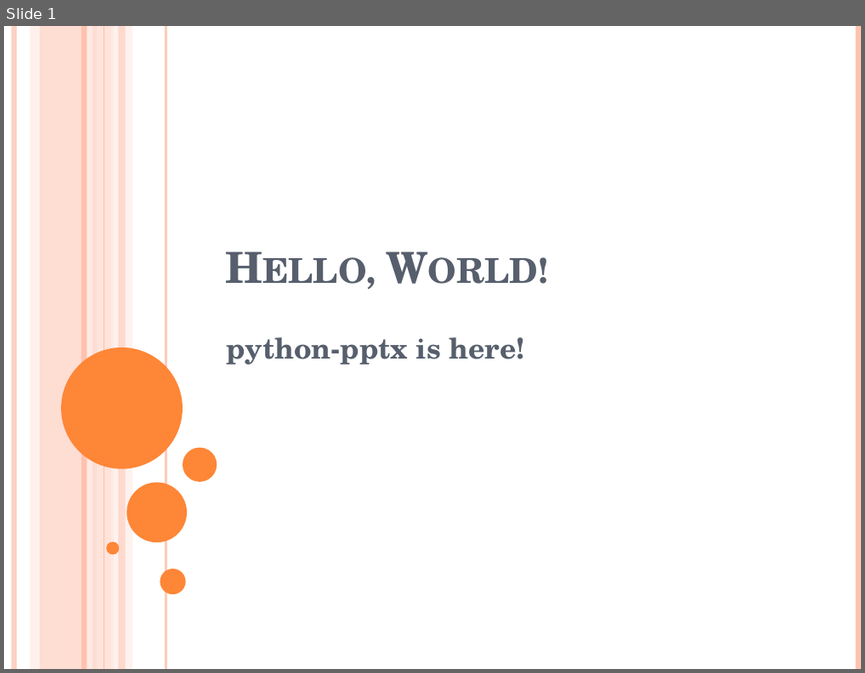
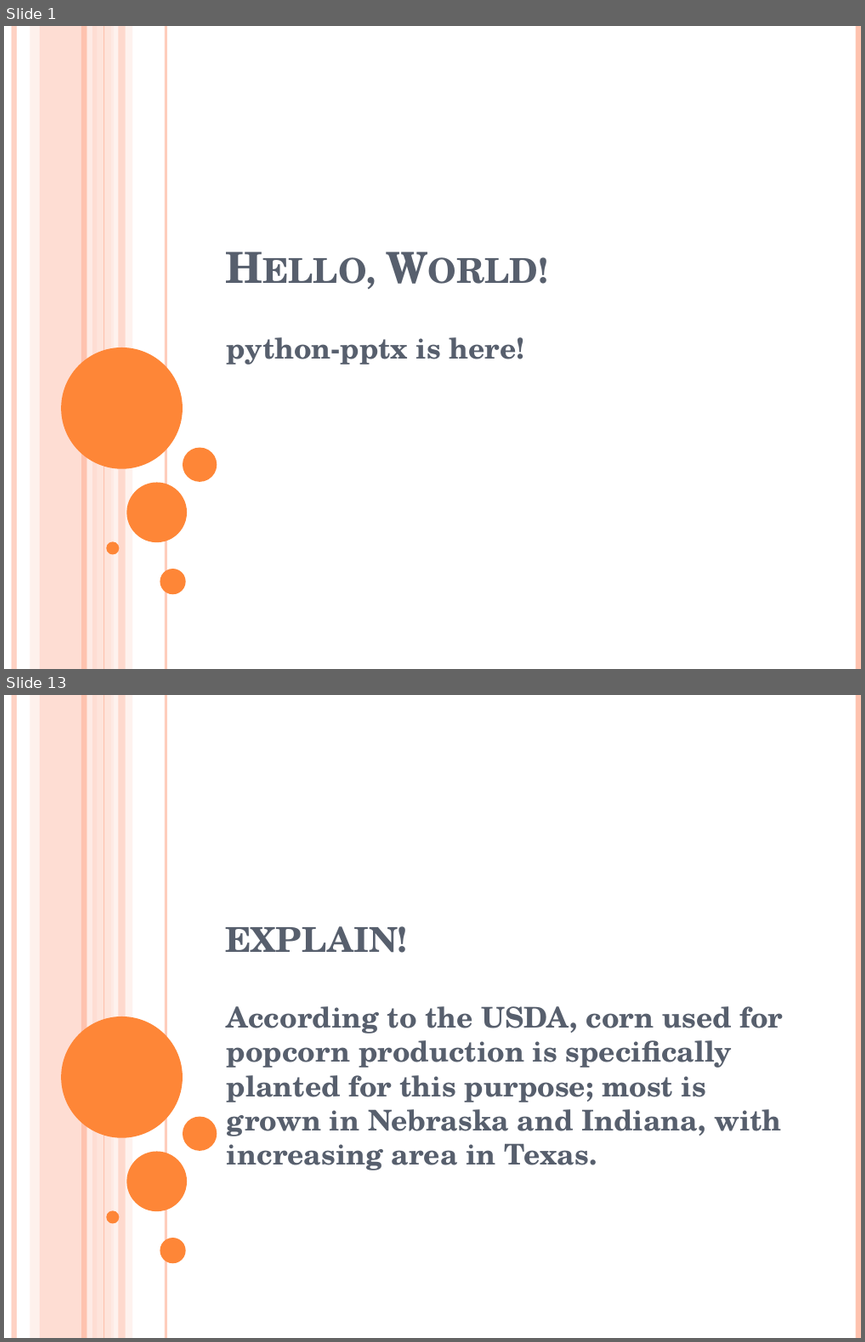
Before and after one commit to surabhi5/instant-ppt, a slide deck: name1.pptx. Shown one above the other, each under a label of ours: slide 1 before the commit, slides 1 and 13 after it; the slides between them are not shown. The pictures are 865x673 and 865x1342 pixels, drawn with LibreOffice and Linux fonts; fonts in the diff are those of the drawing. Boxes give left, top, right and bottom in pixels: in the first picture for what was removed or moved away, otherwise in the second. Text is boxed around its words. In the diff, an @@ line names an element or a change of style, - is before the commit and + after.

```diff
--- a/name1.pptx
+++ b/name1.pptx
@@ slide 13 added at (4,695,861,1338), background #FFFFFF; not listed: 16 template elements that a slide beside it also shows @@
@@ title added at (225,926,408,953), 36 pt, text #575F6D, bold, small capitals @@
+explain!
@@ subtitle added at (227,1006,783,1170), 24 pt, text #575F6D, bold @@
+According to the USDA, corn used for popcorn production is specifically planted for this purpose; most is grown in Nebraska and Indiana, with increasing area in Texas.
```
Also in this commit, not shown: 2 slides changed, 32 other slides added, 16 slides removed, 8 other files.
